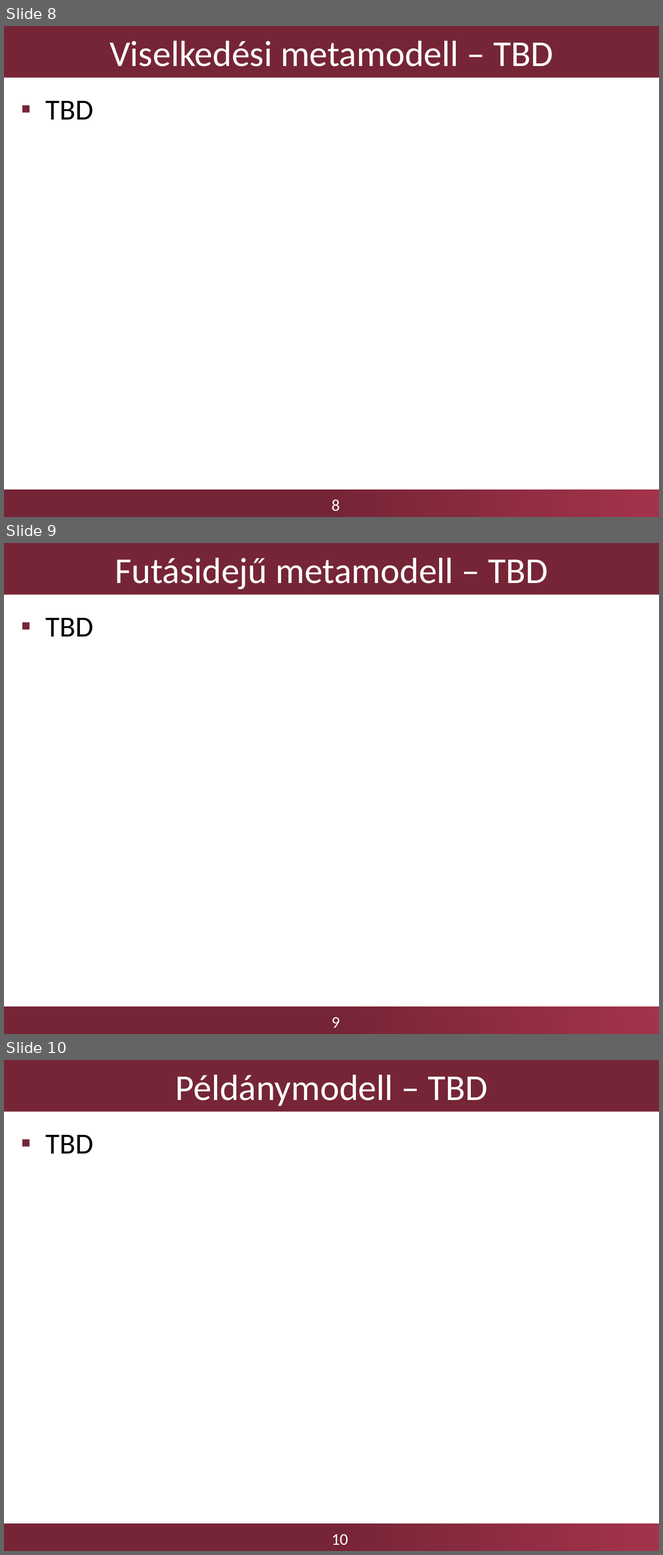
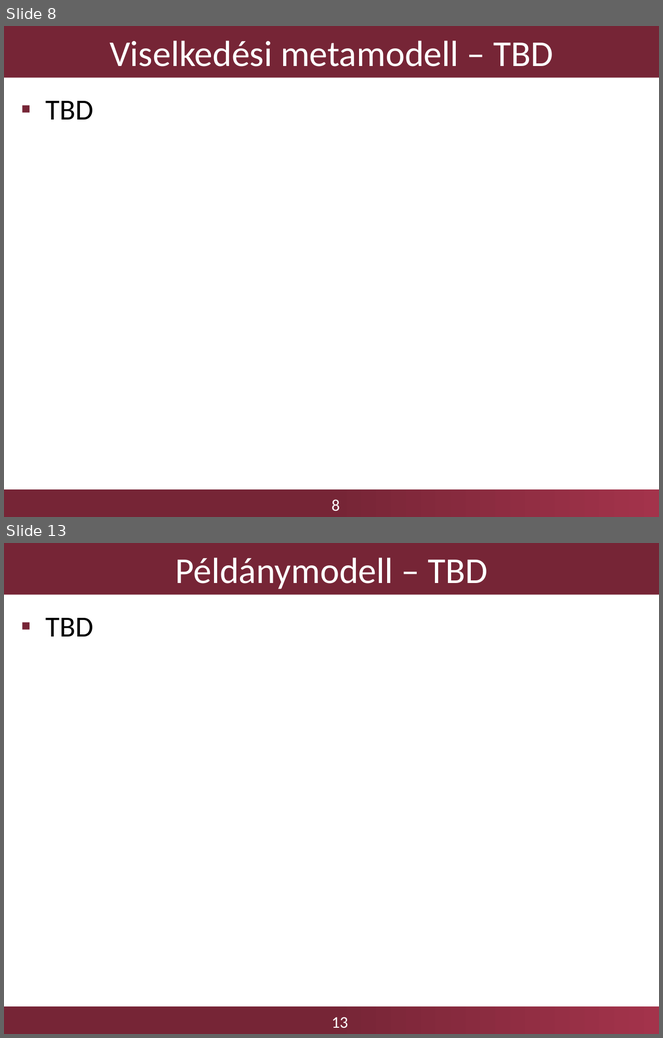
Before and after one commit to FTSRG-MDSD/MDSD-2016-kortargyalo, a slide deck: Presentations/01/mdsd1.pptx. Shown one above the other, each under a label of ours: slides 8, 9 and 10 before the commit, slides 8 and 13 after it; the slides between them are not shown. The pictures are 663x1555 and 663x1038 pixels, drawn with LibreOffice and Linux fonts; fonts in the diff are those of the drawing; background and template pictures are left out. Boxes give left, top, right and bottom in pixels: in the first picture for what was removed or moved away, otherwise in the second. Text is boxed around its words. In the diff, an @@ line names an element or a change of style, - is before the commit and + after.

```diff
--- a/Presentations/01/mdsd1.pptx
+++ b/Presentations/01/mdsd1.pptx
@@ slide 9 removed at (x1=4, y1=543, x2=659, y2=1034), background #FFFFFF; not listed: 2 template elements that a slide beside it also shows @@
@@ title removed at (x1=4, y1=543, x2=659, y2=595) @@
-Futásidejű metamodell – TBD
@@ text removed at (x1=46, y1=618, x2=93, y2=637) @@
-▪ TBD
@@ what was slide 10 is now slide 13 @@
@@ page number at (x1=332, y1=1017, x2=348, y2=1029): text changed @@
-10
+13
```
Also in this commit, not shown: 1 slide changed, 4 slides added, 11 other files.
